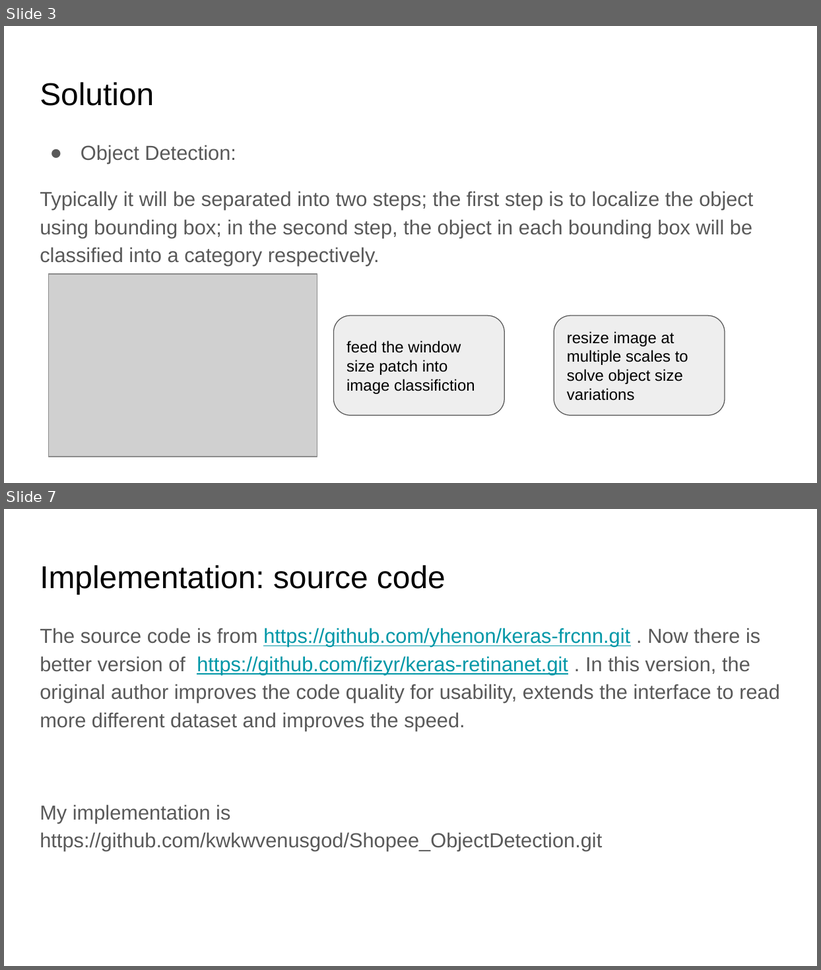
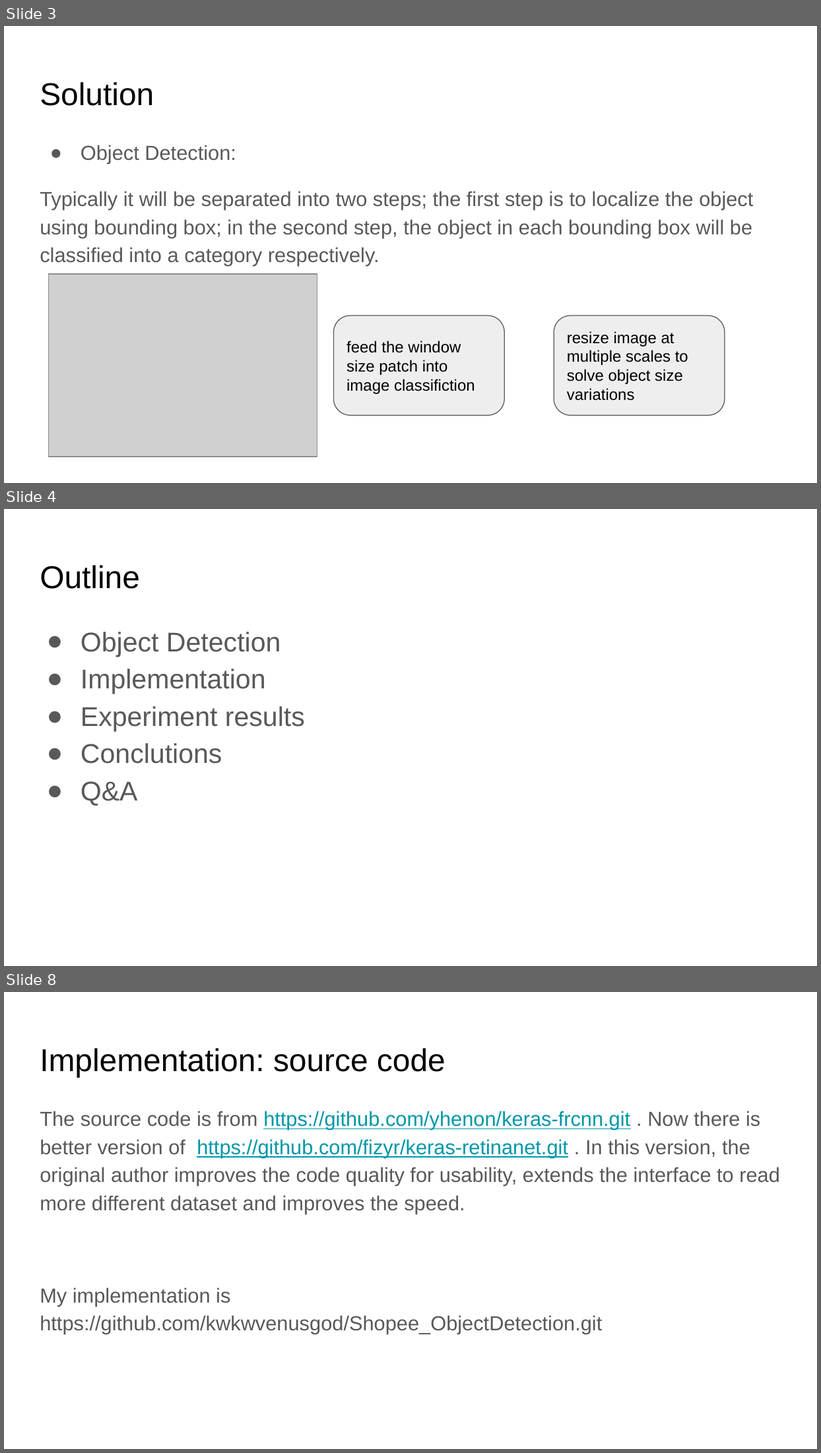
Before and after one commit to kwkwvenusgod/Shopee_ObjectDetection, a slide deck: report/Object-Detection-for-Shopee-Data.pptx. Shown one above the other, each under a label of ours: slides 3 and 7 before the commit, slides 3, 4 and 8 after it; the slides between them are not shown. The pictures are 821x970 and 821x1453 pixels, drawn with LibreOffice and Linux fonts; fonts in the diff are those of the drawing; grey boxes stand for pictures. Boxes give left, top, right and bottom in pixels: in the first picture for what was removed or moved away, otherwise in the second. Text is boxed around its words. In the diff, an @@ line names an element or a change of style, - is before the commit and + after.

```diff
--- a/report/Object-Detection-for-Shopee-Data.pptx
+++ b/report/Object-Detection-for-Shopee-Data.pptx
@@ slide 4 added at (4, 509, 817, 966), background #FFFFFF @@
@@ title added at (40, 565, 140, 589), 28 pt, text #000000 @@
+Outline
@@ text added at (81, 632, 305, 806), 24 pt, text #595959 @@
+● Object Detection
+● Implementation
+● Experiment results
+● Conclutions
+● Q&A
@@ what was slide 7 is now slide 8 @@
```
Also in this commit, not shown: 4 slides changed, 1 other slide added, 1 other file.
